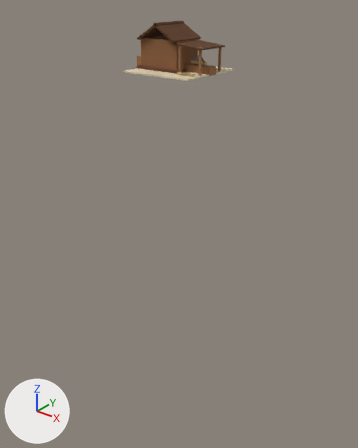
A saved change to the glTF model public/models/buildings/sawmill.glb.
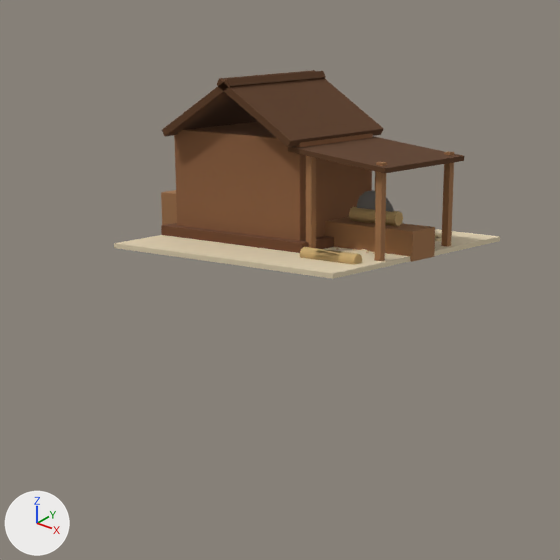
The first picture shows the older version from a 50 mm lens placed at (24.2, -30.3, 6.0), pointed at (-1.4, 1.7, -13.9). The close-ups show the older and then the newer version on the part from 25% to 70% of the width and 0% to 36% of the height of that picture. Only the edits that show in the close-ups are written down. The axes (+X, +Y, +Z) are drawn at lower left. The lights are the same throughout. Where no turn or scale is listed for an object, it has been applied to the vertices.

Objects in the first close-up: 'ActiveLog', 'ExtensionRoof', 'InputLog2', 'MainFoundation', 'MainRoofL', 'MainRoofR', 'SawBlade', 'SawTable', 'SawdustGround', 'SupportBeam1', 'SupportBeam2', 'SupportBeam3', 'Workbench', 'WorkshopBody' and 1 more.
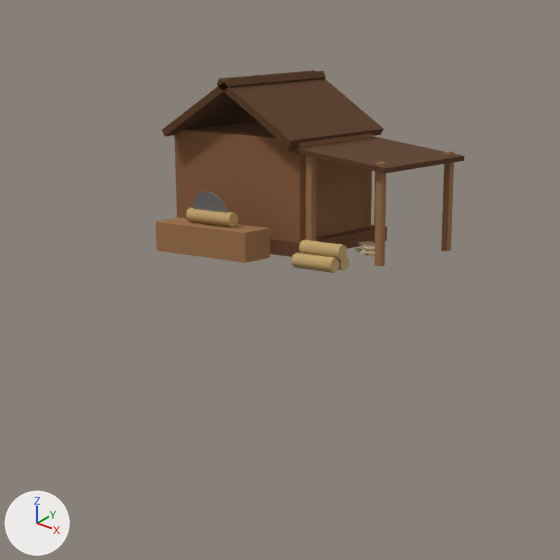
Patch to the scene script:
```diff
--- a/public/models/buildings/sawmill.glb.py
+++ b/public/models/buildings/sawmill.glb.py
@@ me_mesh_13_029 @@
+me_mesh_13_029.from_pydata(...)  # 20 vertices, 32 faces; spans x -0.5..0.5, y -0.15..0.15, z -0.15..0.15
+me_mesh_13_029.materials.append(mat_material_17)  # brown #c4a56e
@@ ob_sawdustground @@
-ob_sawdustground = bpy.data.objects.new('SawdustGround', me_mesh_0)
-ob_sawdustground.location = (0.0, 0.0, 0.05)
@@ ob_sawtable @@
 ob_sawtable = bpy.data.objects.new('SawTable', me_mesh_10)
-ob_sawtable.location = (1.8, 0.0, 0.3)
+ob_sawtable.location = (-0.8, -2.28, 0.3)
@@ ob_sawblade @@
 ob_sawblade = bpy.data.objects.new('SawBlade', me_mesh_11)
-ob_sawblade.location = (1.8, 0.0, 0.8)
+ob_sawblade.location = (-0.8, -2.28, 0.8)
@@ ob_inputlog2 @@
 ob_inputlog2 = bpy.data.objects.new('InputLog2', me_mesh_13)
-ob_inputlog2.location = (2.2, -1.8, 0.15)
+ob_inputlog2.location = (2.2, -2.31, 0.39)
@@ ob_activelog @@
 ob_activelog = bpy.data.objects.new('ActiveLog', me_mesh_17)
-ob_activelog.location = (1.8, 0.0, 0.75)
+ob_activelog.location = (-0.8, -2.28, 0.75)
@@ ob_workbench @@
-ob_workbench = bpy.data.objects.new('Workbench', me_mesh_19)
-ob_workbench.location = (-3.5, 0.0, 0.4)
@@ ob_inputlog2_001 @@
+ob_inputlog2_001 = bpy.data.objects.new('InputLog2.001', me_mesh_13_029)
+ob_inputlog2_001.location = (2.14, -2.48, 0.15)
```

Changed parts and their boxes [x1, y1, x2, y2] in the close-ups (560 x 560 px):
'SawTable', moved
    before: [325, 217, 435, 262]
    after: [156, 217, 270, 263]
'SawdustGround', deleted (beige)
    before: [114, 229, 500, 279]
'ActiveLog', moved
    before: [349, 206, 403, 226]
    after: [186, 207, 238, 227]
'InputLog2', moved
    before: [315, 249, 362, 265]
    after: [299, 240, 347, 260]
'SawBlade', moved
    before: [357, 190, 394, 212]
    after: [193, 191, 228, 213]
'InputLog2.001', added (brown)
    after: [291, 253, 340, 273]
'Workbench', deleted (brown)
    before: [161, 190, 177, 225]
